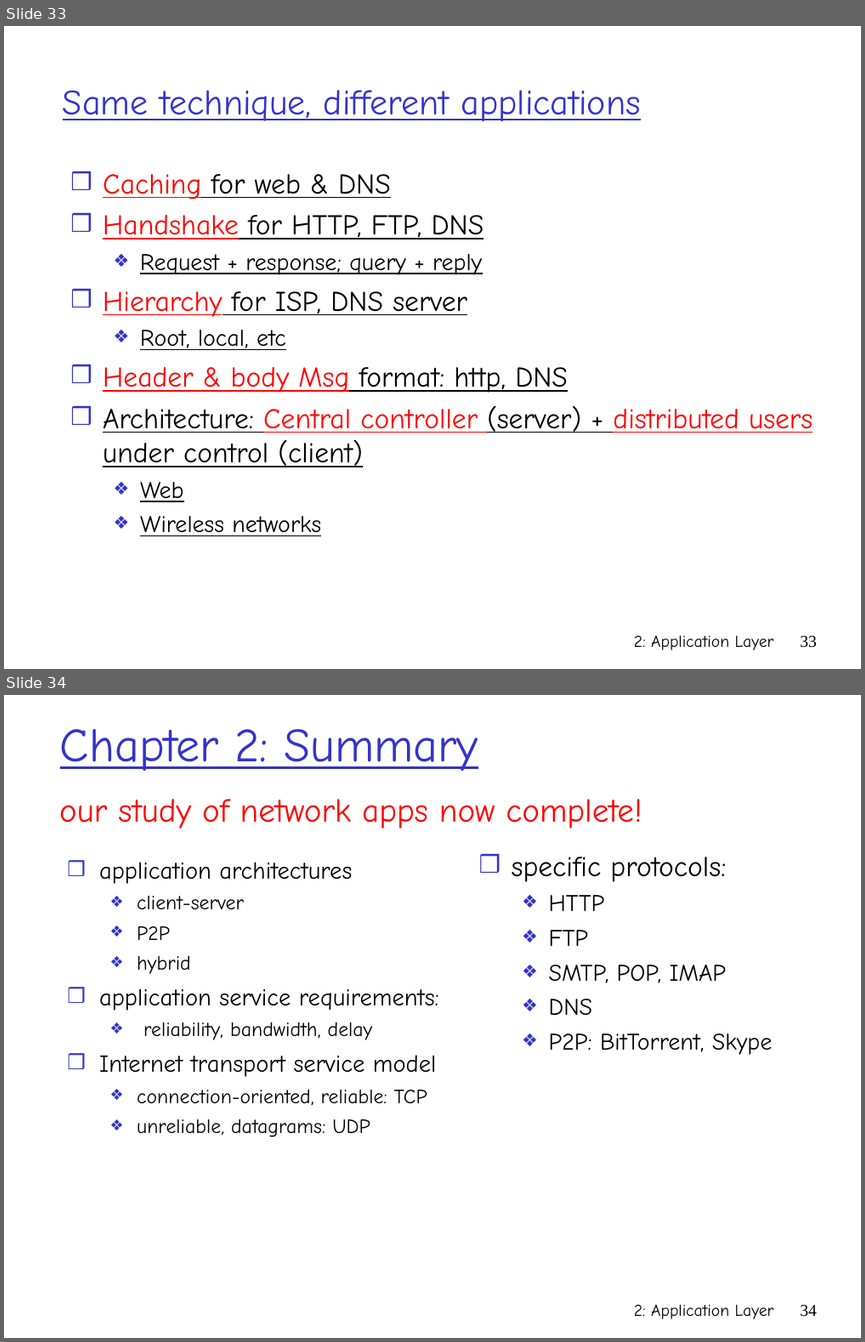
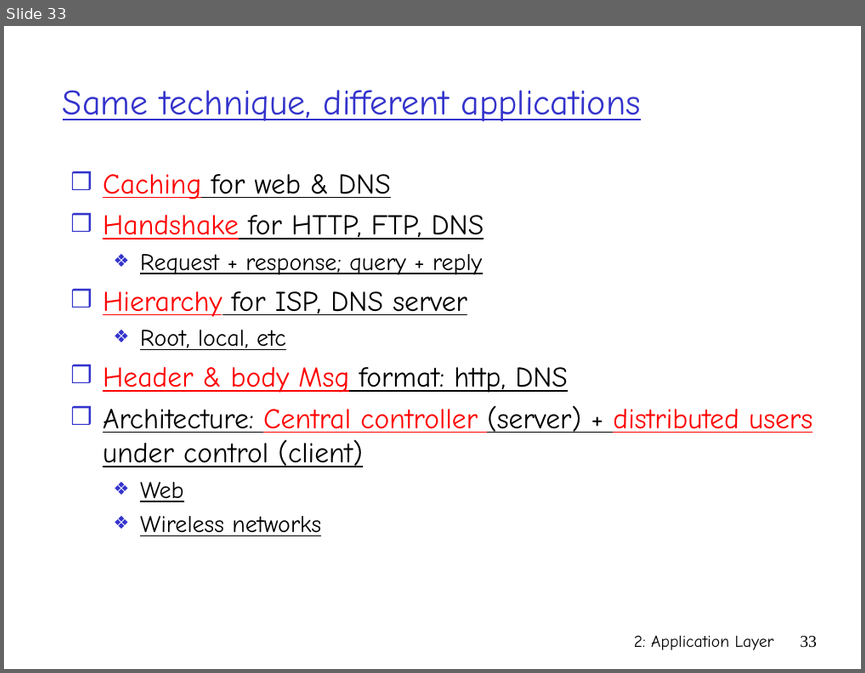
Before and after one commit to tomMoulard/PersonalSite, a slide deck: Main/assignment/network/Lecture_5_Ch02_Application_2.ppt. Shown one above the other, each under a label of ours: slides 33 and 34 before the commit, slide 33 after it. The pictures are 865x1342 and 865x673 pixels, drawn with LibreOffice and Linux fonts; fonts in the diff are those of the drawing. Boxes give left, top, right and bottom in pixels: in the first picture for what was removed or moved away, otherwise in the second. Text is boxed around its words. In the diff, an @@ line names an element or a change of style, - is before the commit and + after.

```diff
--- a/Main/assignment/network/Lecture_5_Ch02_Application_2.ppt
+++ b/Main/assignment/network/Lecture_5_Ch02_Application_2.ppt
@@ slide 34 removed at bbox=[4, 695, 861, 1338], background #FFFFFF @@
@@ title removed at bbox=[60, 729, 478, 771] @@
-Chapter 2: Summary
@@ text removed at bbox=[59, 799, 642, 828] @@
-our study of network apps now complete!
@@ text removed at bbox=[99, 862, 439, 1137] @@
-❒ application architectures
-  ❖ client-server
-  ❖ P2P
-  ❖ hybrid
-❒ application service requirements:
-  ❖ reliability, bandwidth, delay
-❒ Internet transport service model
-  ❖ connection-oriented, reliable: TCP
-  ❖ unreliable, datagrams: UDP
@@ text removed at bbox=[511, 857, 772, 1055] @@
-❒ specific protocols:
-  ❖ HTTP
-  ❖ FTP
-  ❖ SMTP, POP, IMAP
-  ❖ DNS
-  ❖ P2P: BitTorrent, Skype
@@ text removed at bbox=[634, 1304, 774, 1319] @@
-2: Application Layer
@@ page number removed at bbox=[800, 1304, 817, 1316] @@
-34
```
Also in this commit, not shown: 4 slides changed, 1 other slide removed, 1 other file.
